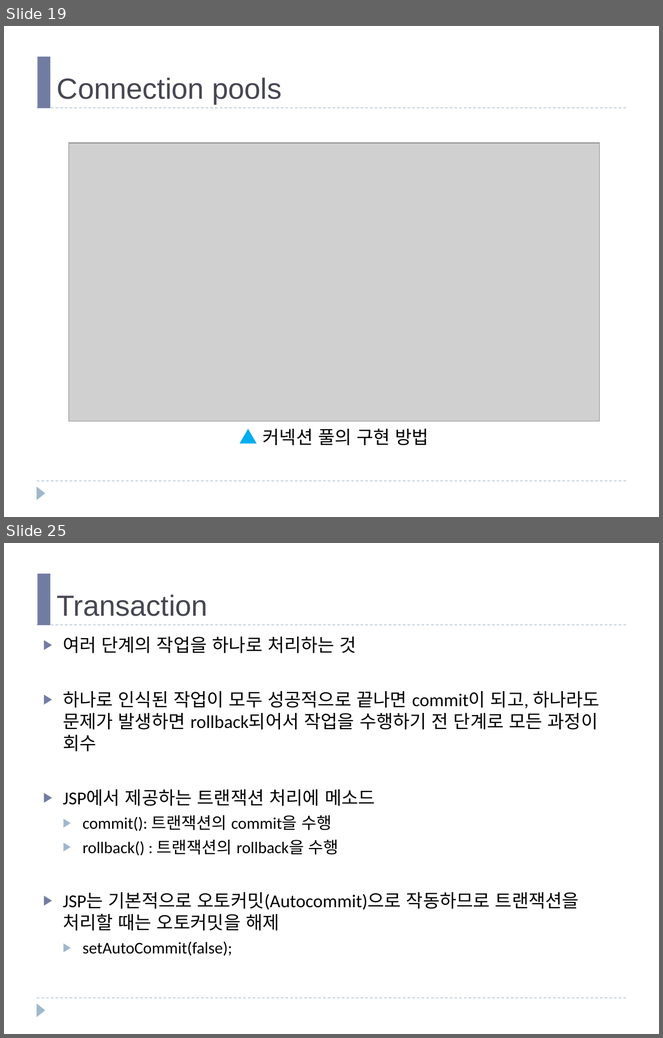
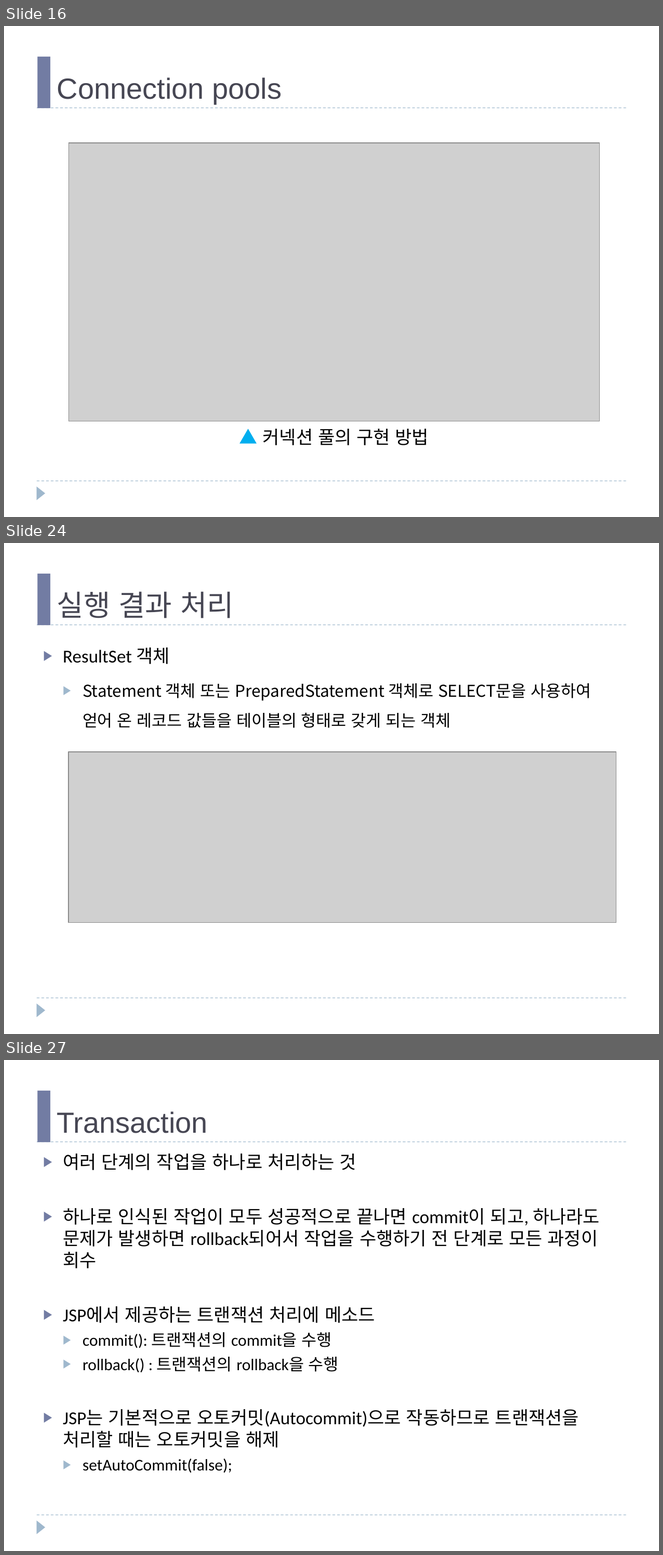
Before and after one commit to mail2HChoi/PatternSW, a slide deck: 강의교재/패턴기반SW개발_Ch09_JDBC.pptx. Shown one above the other, each under a label of ours: slides 19 and 25 before the commit, slides 16, 24 and 27 after it; the slides between them are not shown. The pictures are 663x1038 and 663x1555 pixels, drawn with LibreOffice and Linux fonts; fonts in the diff are those of the drawing; grey boxes stand for pictures. Boxes give left, top, right and bottom in pixels: in the first picture for what was removed or moved away, otherwise in the second. Text is boxed around its words. In the diff, an @@ line names an element or a change of style, - is before the commit and + after.

```diff
--- a/강의교재/패턴기반SW개발_Ch09_JDBC.pptx
+++ b/강의교재/패턴기반SW개발_Ch09_JDBC.pptx
@@ slide 24 added at [4, 543, 659, 1034], background #FFFFFF; not listed: 4 template elements that a slide beside it also shows @@
@@ title added at [57, 591, 234, 618], 32 pt, text #464653 @@
+실행 결과 처리
@@ text added at [63, 648, 591, 728], 18 pt, text #000000 @@
+▶ ResultSet 객체
+  ▶ Statement 객체 또는 PreparedStatement 객체로 SELECT문을 사용하여 얻어 온 레코드 값들을 테이블의 형태로 갖게 되는 객체
@@ picture added at [68, 752, 616, 923] @@
@@ what was slide 19 is now slide 16 @@
@@ what was slide 25 is now slide 27 @@
```
Also in this commit, not shown: 7 slides changed, 3 other slides added, 2 slides removed, 1 other file.
